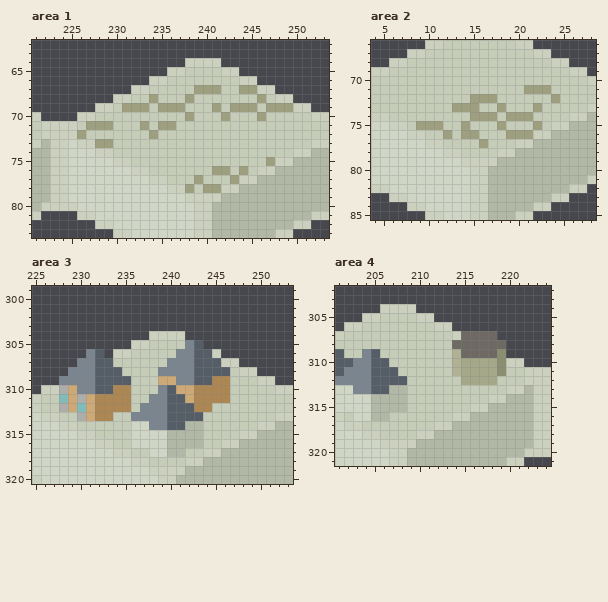
One commit to this pixel-art file: assets/overworld/overworld_tile_decorations.aseprite. Above is the file before it was changed.
256x480 pixels, 1 frame. Shown: area 1: x 221..253, y 62..83; area 2: x 4..28, y 66..85; area 3: x 225..253, y 299..320; area 4: x 201..224, y 302..321. The old version is drawn lined up with the new one, on the new canvas. The commit also changed other parts of the picture, which this record leaves out.
And afterwards:
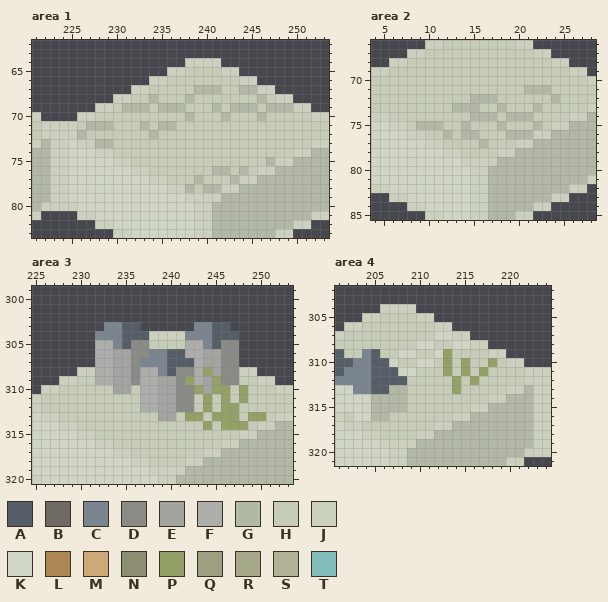
Palette (. is transparent): A #555e67  B #6e6962  C #7a858f  D #8a8a87  E #a3a3a0  F #adadab  G #b1b8a5  H #c5ccb8  J #cbd1be  K #d0d6c5  L #ac8753  M #cca977  N #8c8e72  P #93a167  Q #9d9f7f  R #a6a88a  S #b0b195  T #80bcb9
Changes in this commit:
canvas 256x480 -> 256x624
Changed rows in their new state; - is an unchanged pixel.
Area 1:
first column x 226:
67 -------------GGG--GG----
68 --------G---G-------G---
69 -----GGG-GGG---G-GGG-GGG
70 ------------G---G---G---
71 -GGG---G-GG-------------
72 G-------G---------------
73 --GG--------------------
75 ---------------------G--
76 ---------------GG-G-----
77 -------------G---G------
78 ------------G-GG--------
Area 2:
first column x 9:
71 ------------GGG-
72 ------GGG------G
73 ----GGG--G---G--
74 ------GGG-GGG---
75 GGG--G---G---G--
76 ---G-GG---GGG---
77 -------G--------
Area 3:
first column x 228:
303 -----CCAA------CCAA----
304 ----CCCAAA----CCCAAA---
305 ----FFCADD----FFCADD---
306 ---.FFEEDDCCAAFFEEDD---
307 --..FFEEDCCCAAAFEEDD---
308 -.JJFFEEDFF-ADDFPEDD---
309 JJHHFFEEDFFEEDPFEPDD---
310 HHHHHHEE-FFEEDDPEPP-P--
311 HHHHHHHH-FFEEDDHPHP-P--
312 HHHHHHHH-FFEEDDHP-PP---
313 --HHHH--HHHEEHPP-PPP-PP
314 --------HHHHHHHHP-PPP--
315 --------HHHHHHHH-------
316 --------HHHHHHHH-------
317 ----------HHHH---------
Area 4:
first column x 207:
307 -----KK-J...-
308 ---KK--KKJJ..
309 -KK--KPHHHHJJ
310 K--KK-PHPHHPH
311 -KK---PHPHPHH
312 -------PHPHH-
313 -------P-----
